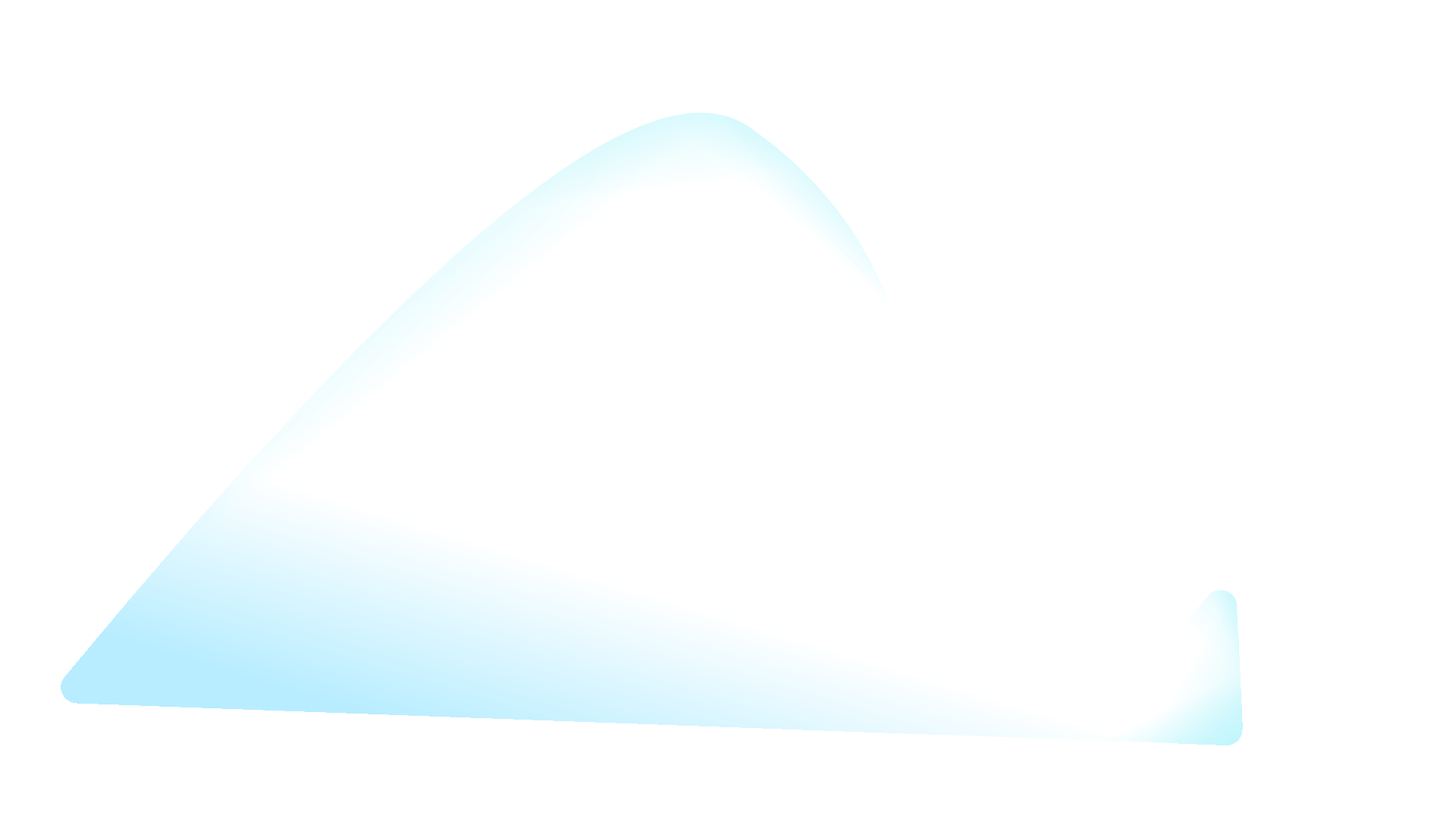
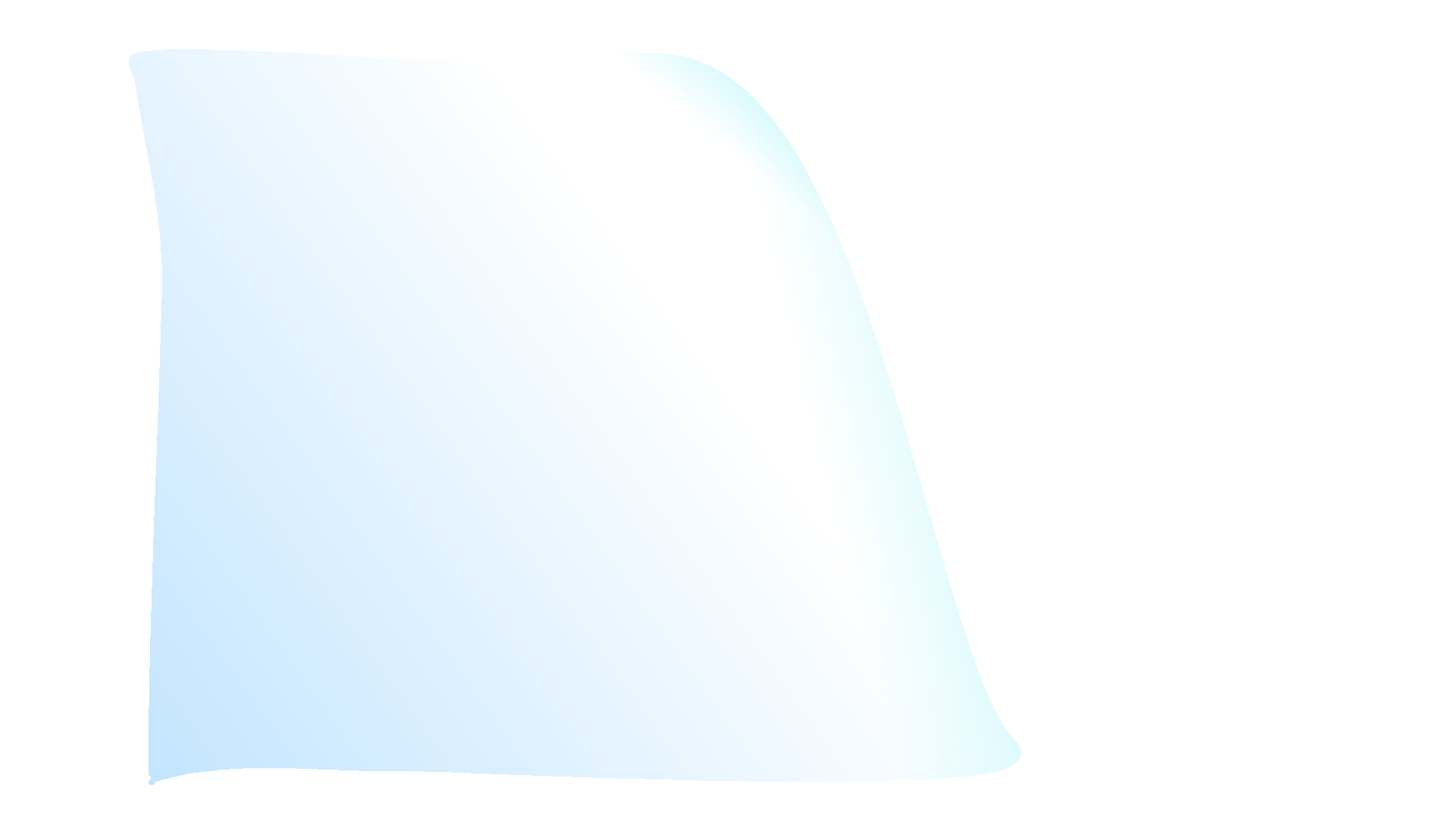
Two versions of the same layered image (1455x819). Layer-by-layer changes:
hid "snow_for_export_7", painted on it over [60, 97, 1244, 777]
showed "snow_for_export_3", painted on it over [60, 49, 1244, 785]
